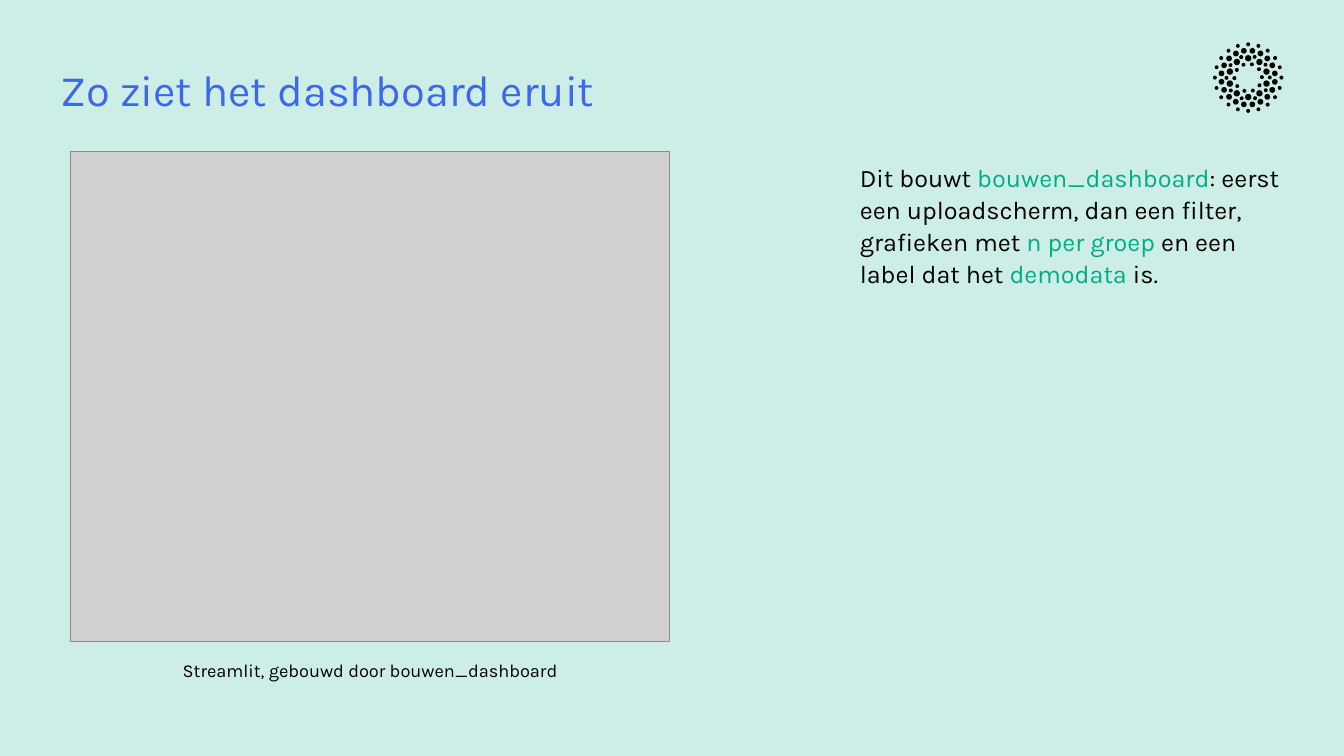
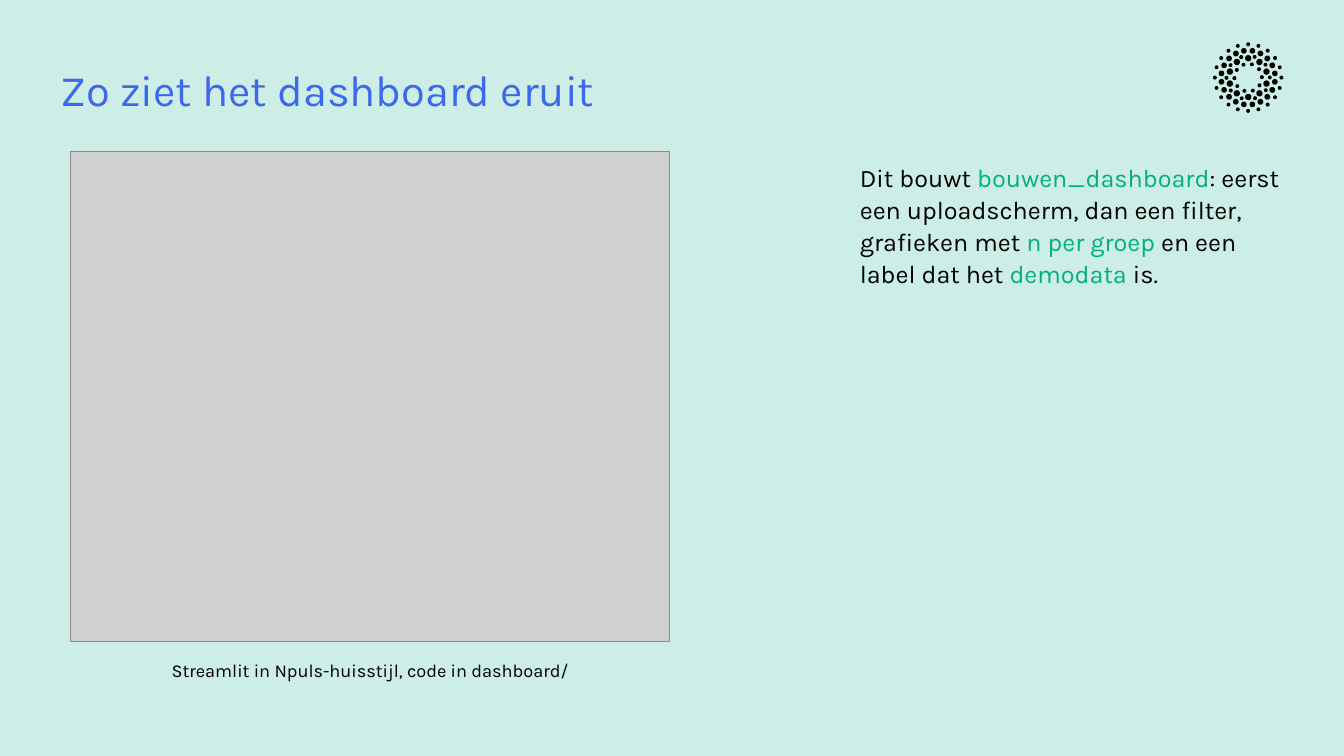
Before and after one commit to cedanl/clidev-presentaties, a slide deck: slide 33 of exports/261005_workshop_rad_uitvoering.pptx. Drawn at 1344x756 pixels with LibreOffice and Linux fonts; fonts in the diff are those of the drawing; grey boxes stand for pictures. Boxes give left, top, right and bottom in pixels: in the first picture for what was removed or moved away, otherwise in the second. Text is boxed around its words. In the diff, an @@ line names an element or a change of style, - is before the commit and + after.

```diff
--- a/exports/261005_workshop_rad_uitvoering.pptx
+++ b/exports/261005_workshop_rad_uitvoering.pptx
@@ text at (172, 663, 568, 682): text changed @@
-Streamlit, gebouwd door bouwen_dashboard
+Streamlit in Npuls-huisstijl, code in dashboard/
```
Also in this commit, not shown: 4 other slides changed, 1 other file.
